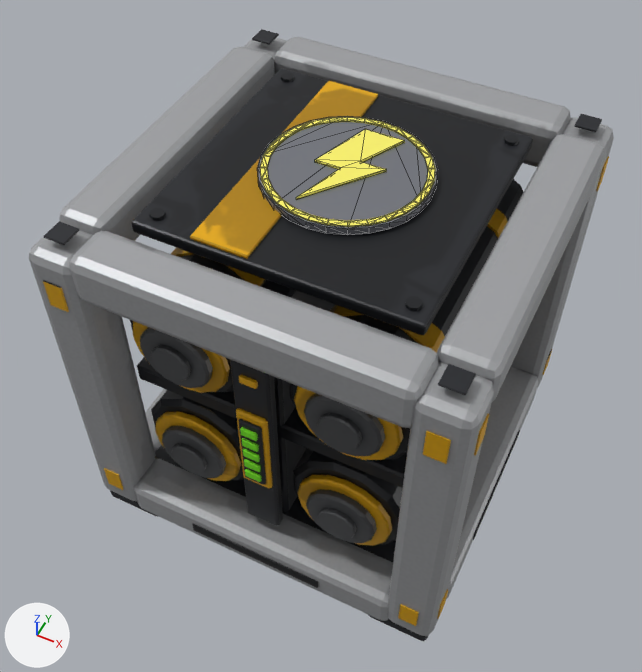
The FBX model SpaceStation/Assets/_Project/Art/Models/Modules/SM_Battery.fbx, before and after one commit.
Camera for both pictures: a camera (50 mm lens) standing at (0.635, -1.371, 1.638) and looking at (-0.029, -0.042, -0.022). The axes (+X, +Y, +Z) are drawn at lower left. The lights are the same throughout. The older version comes first. Mesh edges are drawn as thin lines on the coarser meshes. Where no turn or scale is listed for an object, it has been applied to the vertices.

Names of what the first picture shows: 'Emblem_Battery', 'SMT_Battery'.
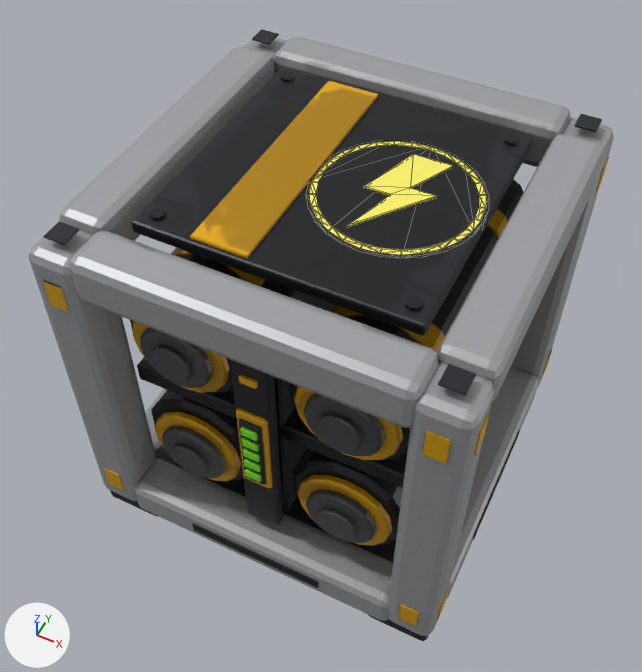
Where the change shows, as pixel boxes (x1, y1, x2, y2) in the pictures (642 x 672 px):
'Emblem_Battery', moved: before (257, 116, 438, 235); after (309, 141, 487, 255)

What changed in the scene script:
```text
Change ob_emblem_battery:
    ob_emblem_battery.location: (0.008, 0.009, 0.474) -> (0.128, 0.0, 0.453)
```
